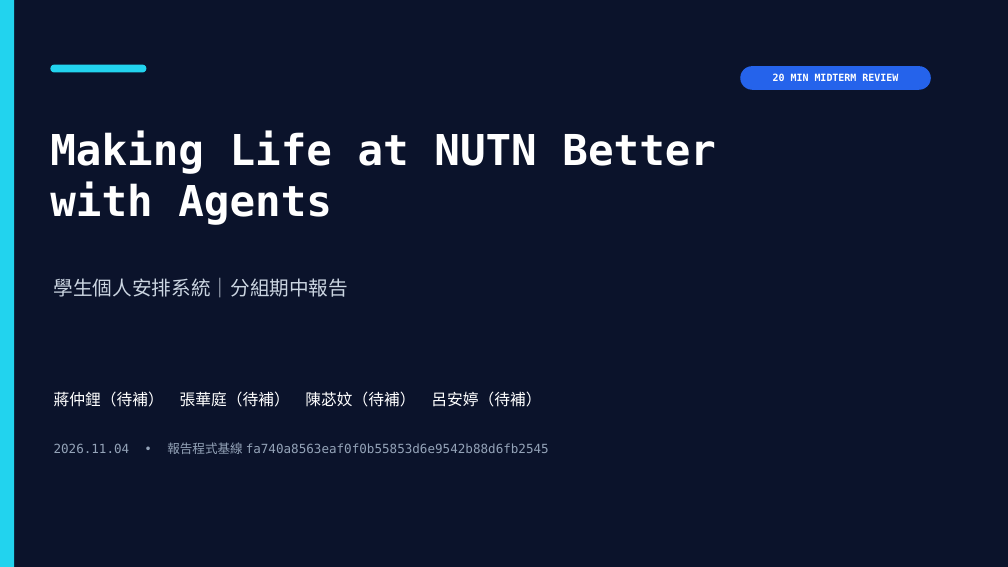
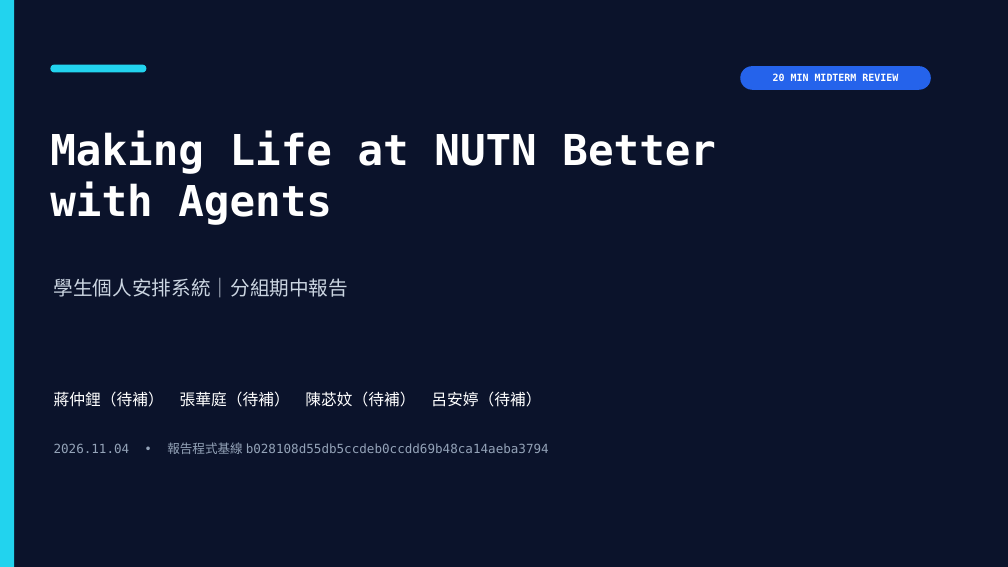
Before and after one commit to Yum1k020/Make_NUTN_Better, a slide deck: slide 1 of reports/midterm/Make_NUTN_Better_Midterm_2026-11-04.pptx. Drawn at 1008x567 pixels with LibreOffice and Linux fonts; fonts in the diff are those of the drawing. Boxes give left, top, right and bottom in pixels: in the first picture for what was removed or moved away, otherwise in the second. Text is boxed around its words. In the diff, an @@ line names an element or a change of style, - is before the commit and + after.

```diff
--- a/reports/midterm/Make_NUTN_Better_Midterm_2026-11-04.pptx
+++ b/reports/midterm/Make_NUTN_Better_Midterm_2026-11-04.pptx
@@ text at [54, 442, 549, 454]: text changed @@
-2026.11.04 • 報告程式基線 fa740a8563eaf0f0b55853d6e9542b88d6fb2545
+2026.11.04 • 報告程式基線 b028108d55db5ccdeb0ccdd69b48ca14aeba3794
```
Also in this commit, not shown: 13 other slides changed, 2 other files.
